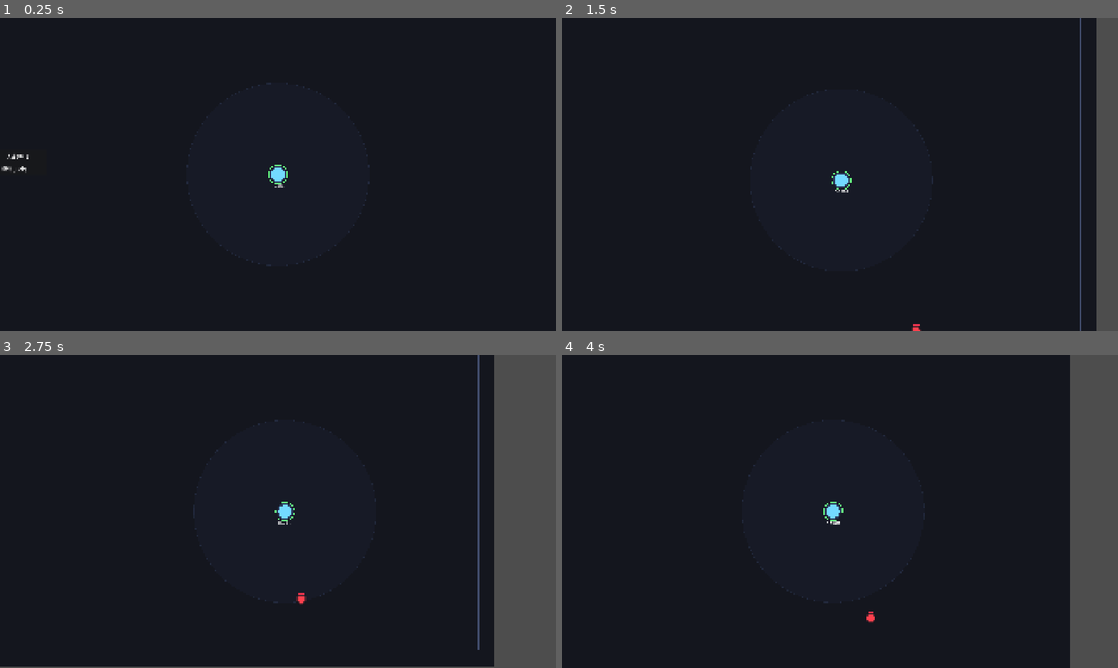
Above: before the commit, frames 1-4 (two rows, left to right).
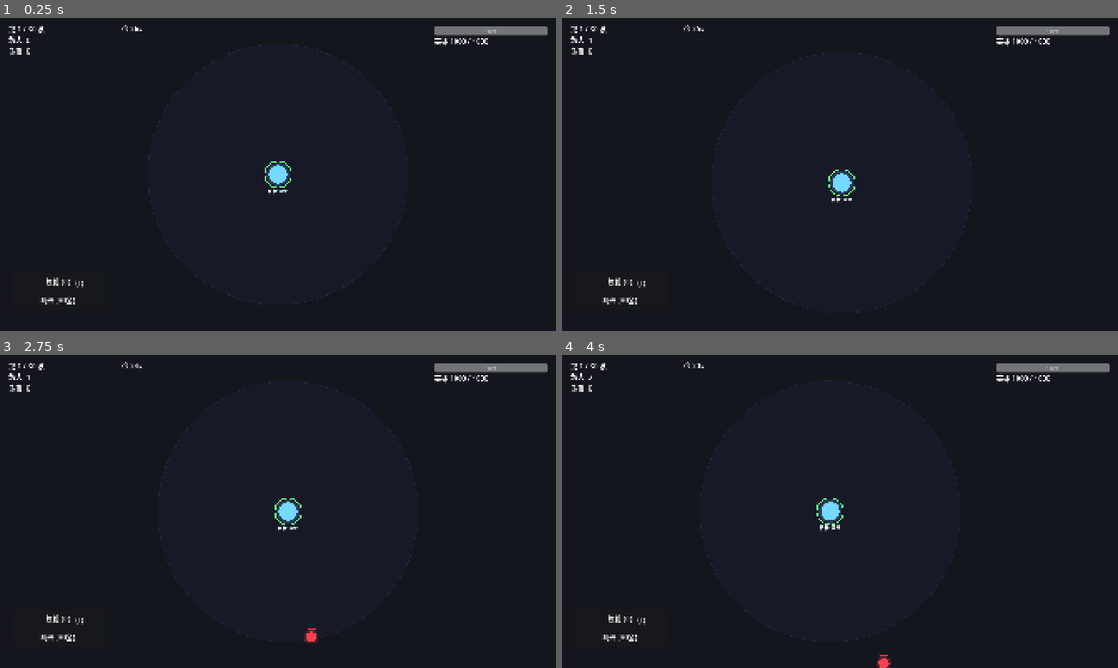
Above: after the commit, the same moments.

Repository: cbl315/roguelike-td
Game: Godot game, scene res://src/scenes/main.tscn
Same seed, same stepped clock (60 frames per second), same inputs: the game is played once before the commit and once after it.
Inputs (mouse positions are in pixels of both pictures, inside the frame that each line leads up to):
- Up to frame 1 (0.25 s): no input
- Up to frame 2 (1.5 s): tap Enter at 0.5 s; move the mouse to (962, 158) at 0.52 s; hold D 0.53-1.28 s; tap Tab at 0.6, 1.35 s; click (962, 158) at 0.67 s; move the mouse to (728, 190) at 1.27 s; hold S from 1.28 s (still down)
- Up to frame 3 (2.75 s): move the mouse to (333, 442) at 2.02 s; release S at 2.03 s; hold D from 2.03 s (still down); tap Tab at 2.1 s
- Up to frame 4 (4 s): move the mouse to (812, 574) at 2.77 s; release D at 2.78 s; hold W 2.78-3.53 s; tap Tab at 2.85, 3.6 s; click (812, 574) at 2.92 s; move the mouse to (1006, 558) at 3.52 s; hold A from 3.53 s (still down)

The runs differ from the first frame. In frame 1, 1.6% of the frame differs, in the area x 0-99%, y 2-92%; in frame 2, 5.6%; in frame 3, 13%, in the area x 0-100%, y 0-100%; in frame 4, 10%.

Commit message:
Fix UI: HUD/Lobby to CanvasLayer, zoom 1.0 (4 playtest issues)
Root cause of #3/#4: HUD and Lobby were children of Node2D GameRoot, so
Camera2D's transform shifted them — buttons drifted off-screen (#3) and
became unclickable (#4). Wrap both in CanvasLayer → screen-space, immune
to camera movement. Buttons now stay fixed and clickable.

#2: zoom 0.7→1.0 (was too zoomed-out, felt too high/bird's-eye).

#1 (Tab panel): HUD process_mode=ALWAYS was already set; with CanvasLayer
the _unhandled_input and dynamic panel now render correctly on screen
space regardless of camera position.

- main.tscn: add UILayer (CanvasLayer), move HUD+Lobby under it; remove
  Lobby z_index (CanvasLayer handles layering); zoom 1.0
- game_manager: node paths ../HUD→../UILayer/HUD, ../Lobby→../UILayer/Lobby

Diff:
--- a/client/src/scenes/main.tscn
+++ b/client/src/scenes/main.tscn
@@ -39,7 +39,7 @@
 [node name="Camera2D" type="Camera2D" parent="GameManager/Hero"]
 position_smoothing_enabled = true
 position_smoothing_speed = 8.0
-zoom = Vector2(0.7, 0.7)
+zoom = Vector2(1.0, 1.0)
 
 [node name="PriorityLabel" type="Label" parent="GameManager/Hero"]
 offset_left = -60.0
@@ -49,7 +49,9 @@
 horizontal_alignment = 1
 text = "目标:最近"
 
-[node name="HUD" type="Control" parent="."]
+[node name="UILayer" type="CanvasLayer" parent="."]
+
+[node name="HUD" type="Control" parent="UILayer"]
 layout_mode = 3
 anchors_preset = 15
 anchor_right = 1.0
@@ -58,7 +60,7 @@
 process_mode = 2
 script = ExtResource("5_hud")
 
-[node name="WaveLabel" type="Label" parent="HUD"]
+[node name="WaveLabel" type="Label" parent="UILayer/HUD"]
 offset_left = 30.0
 offset_top = 20.0
 offset_right = 400.0
@@ -66,7 +68,7 @@
 theme = SubResource("Theme_hud")
 text = "第 0 波"
 
-[node name="TimerLabel" type="Label" parent="HUD"]
+[node name="TimerLabel" type="Label" parent="UILayer/HUD"]
 offset_left = 420.0
 offset_top = 20.0
 offset_right = 700.0
@@ -74,7 +76,7 @@
 theme = SubResource("Theme_hud")
 text = ""
 
-[node name="EnemyLabel" type="Label" parent="HUD"]
+[node name="EnemyLabel" type="Label" parent="UILayer/HUD"]
 offset_left = 30.0
 offset_top = 58.0
 offset_right = 400.0
@@ -82,7 +84,7 @@
 theme = SubResource("Theme_hud")
 text = "敌人: 0"
 
-[node name="GoldLabel" type="Label" parent="HUD"]
+[node name="GoldLabel" type="Label" parent="UILayer/HUD"]
 offset_left = 30.0
 offset_top = 96.0
 offset_right = 400.0
@@ -90,30 +92,30 @@
 theme = SubResource("Theme_hud")
 text = "金币: 0"
 
-[node name="SideButtons" type="VBoxContainer" parent="HUD"]
+[node name="SideButtons" type="VBoxContainer" parent="UILayer/HUD"]
 offset_left = 40.0
 offset_top = 880.0
 offset_right = 360.0
 offset_bottom = 1050.0
 
-[node name="SkillButton" type="Button" parent="HUD/SideButtons"]
+[node name="SkillButton" type="Button" parent="UILayer/HUD/SideButtons"]
 custom_minimum_size = Vector2(280, 60)
 theme = SubResource("Theme_hud")
 text = "技能 (0)"
 
-[node name="SkillCount" type="Label" parent="HUD/SideButtons/SkillButton"]
+[node name="SkillCount" type="Label" parent="UILayer/HUD/SideButtons/SkillButton"]
 offset_left = 220.0
 offset_top = 18.0
 offset_right = 280.0
 offset_bottom = 50.0
 text = "(0)"
 
-[node name="BondButton" type="Button" parent="HUD/SideButtons"]
+[node name="BondButton" type="Button" parent="UILayer/HUD/SideButtons"]
 custom_minimum_size = Vector2(280, 60)
 theme = SubResource("Theme_hud")
 text = "羁绊 (30金)"
 
-[node name="CoreHPBar" type="ProgressBar" parent="HUD"]
+[node name="CoreHPBar" type="ProgressBar" parent="UILayer/HUD"]
 offset_left = 1500.0
 offset_top = 30.0
 offset_right = 1890.0
@@ -121,7 +123,7 @@
 max_value = 1000.0
 value = 1000.0
 
-[node name="CoreHPLabel" type="Label" parent="HUD"]
+[node name="CoreHPLabel" type="Label" parent="UILayer/HUD"]
 offset_left = 1500.0
 offset_top = 62.0
 offset_right = 1890.0
@@ -129,7 +131,7 @@
 theme = SubResource("Theme_hud")
 text = "英雄 1000 / 1000"
 
-[node name="ResultLabel" type="Label" parent="HUD"]
+[node name="ResultLabel" type="Label" parent="UILayer/HUD"]
 offset_left = 600.0
 offset_top = 480.0
 offset_right = 1320.0
@@ -139,51 +141,49 @@
 vertical_alignment = 1
 text = ""
 
-[node name="Lobby" type="Control" parent="."]
+[node name="Lobby" type="Control" parent="UILayer"]
 visible = false
 process_mode = 3
 layout_mode = 3
 anchors_preset = 15
 anchor_right = 1.0
 anchor_bottom = 1.0
-z_index = 100
-z_as_relative = false
 script = ExtResource("6_lobby")
 
-[node name="Dim" type="ColorRect" parent="Lobby"]
+[node name="Dim" type="ColorRect" parent="UILayer/Lobby"]
 layout_mode = 1
 anchors_preset = 15
 anchor_right = 1.0
 anchor_bottom = 1.0
 color = Color(0, 0, 0, 0.7)
 
-[node name="TopBar" type="HBoxContainer" parent="Lobby"]
+[node name="TopBar" type="HBoxContainer" parent="UILayer/Lobby"]
 offset_left = 40.0
 offset_top = 30.0
 offset_right = 1880.0
 offset_bottom = 80.0
 
-[node name="GoldLabel" type="Label" parent="Lobby/TopBar"]
+[node name="GoldLabel" type="Label" parent="UILayer/Lobby/TopBar"]
 custom_minimum_size = Vector2(200, 0)
 theme = SubResource("Theme_hud")
 text = "金币: 0"
 
-[node name="InfoLabel" type="Label" parent="Lobby/TopBar"]
+[node name="InfoLabel" type="Label" parent="UILayer/Lobby/TopBar"]
 custom_minimum_size = Vector2(700, 0)
 theme = SubResource("Theme_hud")
 text = ""
 
-[node name="DPSLabel" type="Label" parent="Lobby/TopBar"]
+[node name="DPSLabel" type="Label" parent="UILayer/Lobby/TopBar"]
 custom_minimum_size = Vector2(200, 0)
 theme = SubResource("Theme_hud")
 text = "DPS: 0"
 
-[node name="BuildLabel" type="Label" parent="Lobby/TopBar"]
+[node name="BuildLabel" type="Label" parent="UILayer/Lobby/TopBar"]
 custom_minimum_size = Vector2(400, 0)
 theme = SubResource("Theme_hud")
 text = ""
 
-[node name="CardsContainer" type="HBoxContainer" parent="Lobby"]
+[node name="CardsContainer" type="HBoxContainer" parent="UILayer/Lobby"]
 offset_left = 200.0
 offset_top = 130.0
 offset_right = 1720.0
@@ -191,7 +191,7 @@
 theme = SubResource("Theme_hud")
 alignment = 1
 
-[node name="Actions" type="VBoxContainer" parent="Lobby"]
+[node name="Actions" type="VBoxContainer" parent="UILayer/Lobby"]
 offset_left = 760.0
 offset_top = 560.0
 offset_right = 1160.0
@@ -199,13 +199,13 @@
 theme = SubResource("Theme_hud")
 alignment = 1
 
-[node name="SidePanel" type="VBoxContainer" parent="Lobby"]
+[node name="SidePanel" type="VBoxContainer" parent="UILayer/Lobby"]
 offset_left = 40.0
 offset_top = 130.0
 offset_right = 190.0
 offset_bottom = 900.0
 
-[node name="RealmLabel" type="Label" parent="Lobby/SidePanel"]
+[node name="RealmLabel" type="Label" parent="UILayer/Lobby/SidePanel"]
 theme = SubResource("Theme_hud")
 text = "未修炼任何体系"
 
--- a/client/src/systems/game_manager.gd
+++ b/client/src/systems/game_manager.gd
@@ -26,8 +26,8 @@
 func _ready() -> void:
 	_spawner = $WaveSpawner
 	_hero = $Hero
-	_hud = get_node("../HUD")
-	_lobby = get_node("../Lobby")
+	_hud = get_node("../UILayer/HUD")
+	_lobby = get_node("../UILayer/Lobby")
 	# 房间边界（与 main.tscn RoomBorder 一致：80,80 → 2920,1920）
 	var room_rect := Rect2(80, 80, 2840, 1840)
 	_spawner.setup(_hero, room_rect)
